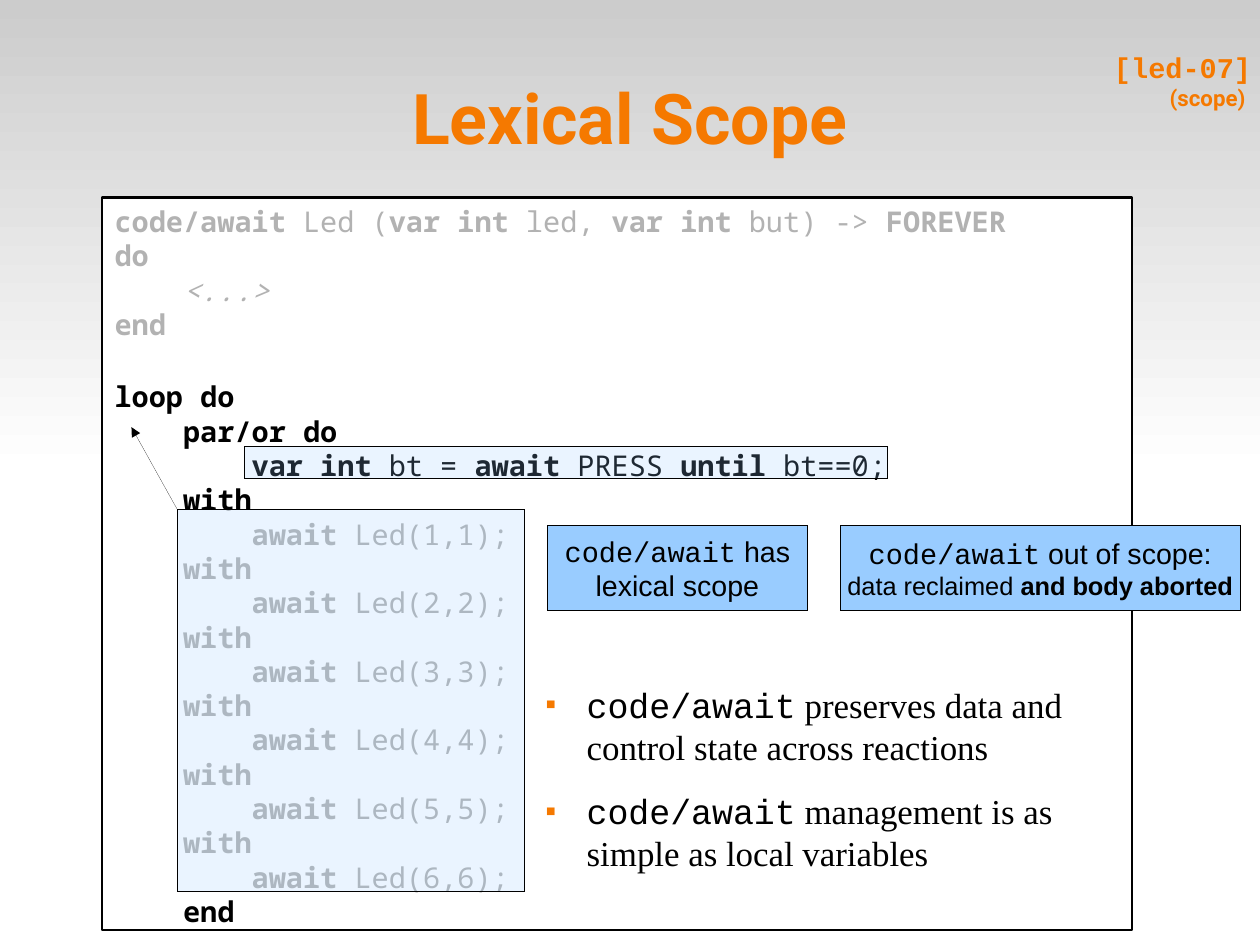
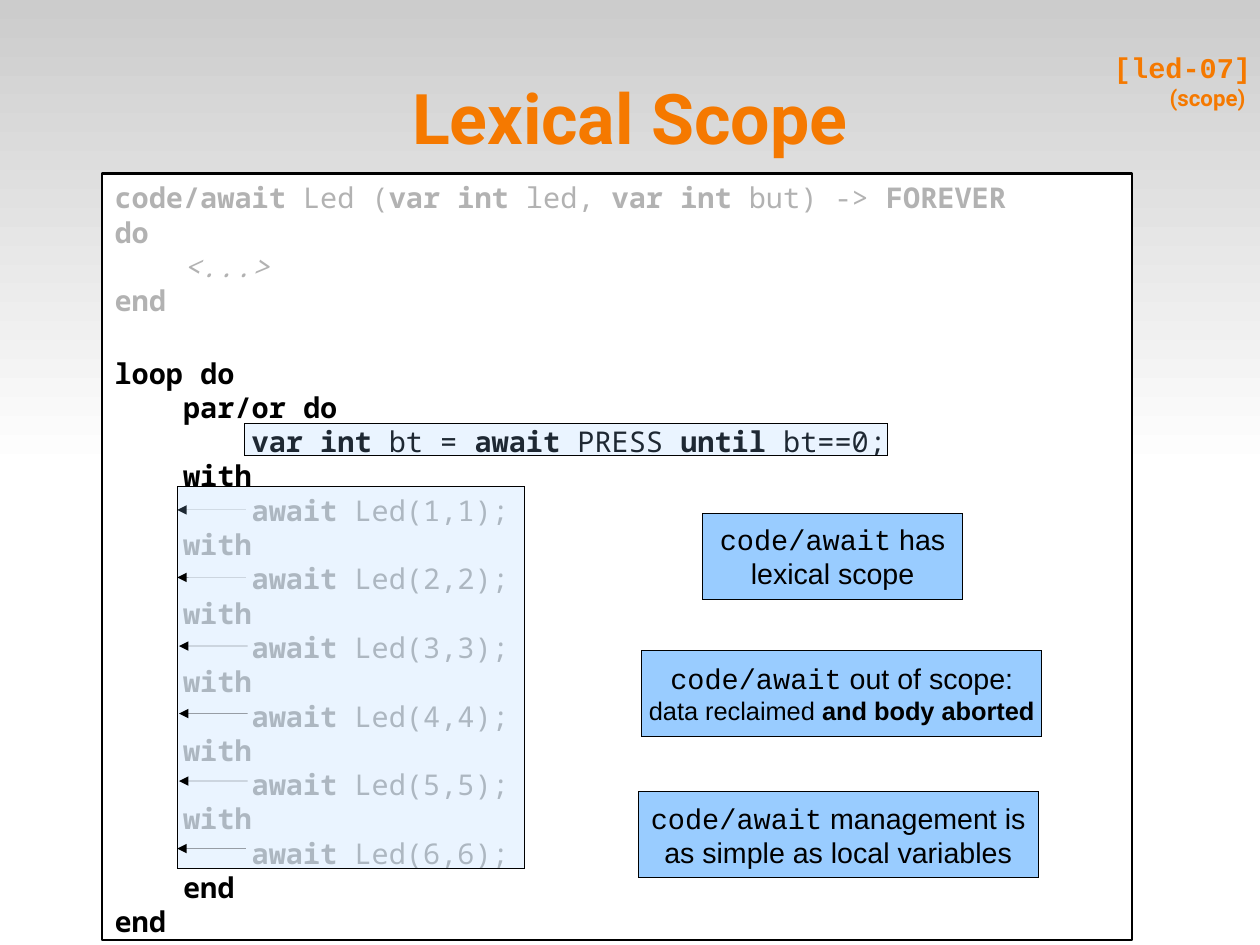
Before and after one commit to fsantanna-no/ceu-docs, a slide deck: slide 12 of ceu_edl.odp. Drawn at 1260x945 pixels with LibreOffice and Linux fonts; fonts in the diff are those of the drawing. Boxes give left, top, right and bottom in pixels: in the first picture for what was removed or moved away, otherwise in the second. Text is boxed around its words. In the diff, an @@ line names an element or a change of style, - is before the commit and + after.

```diff
--- a/ceu_edl.odp
+++ b/ceu_edl.odp
@@ rectangle "code/await Led (var int led, ...": place and size @@
-rectangle "code/await Led (var int led, ..." at bbox=[102, 198, 1132, 931]
+rectangle "code/await Led (var int led, ..." at bbox=[102, 174, 1132, 941]
@@ rectangle: place and size @@
-rectangle at bbox=[245, 447, 888, 479]
+rectangle at bbox=[245, 424, 888, 456]
@@ rectangle: place and size @@
-rectangle at bbox=[177, 510, 525, 892]
+rectangle at bbox=[177, 487, 525, 869]
@@ arrow moved from (177, 510) - (131, 428) to (246, 510) - (177, 510) @@
@@ rectangle "code/await has": place and size @@
-rectangle "code/await has" at bbox=[548, 525, 808, 611]
+rectangle "code/await has" at bbox=[703, 513, 964, 599]
@@ arrow added from (246, 577) to (177, 577), #000000 0 pt @@
@@ arrow added from (248, 646) to (180, 646), #000000 0 pt @@
@@ rectangle "code/await out of scope:": place and size @@
-rectangle "code/await out of scope:" at bbox=[840, 525, 1241, 611]
+rectangle "code/await out of scope:" at bbox=[643, 651, 1043, 736]
@@ arrow added from (248, 713) to (180, 713), #000000 0 pt @@
@@ arrow added from (248, 781) to (180, 781), #000000 0 pt @@
@@ rectangle "code/await management is": place and size @@
-rectangle "code/await management is" at bbox=[587, 693, 1062, 874]
+rectangle "code/await management is" at bbox=[638, 792, 1038, 878]
@@ rectangle "code/await management is" at bbox=[638, 792, 1038, 878]: vertical alignment top to middle; fill none to #99CCFF; outline none to #000000 0 pt @@
@@ text in rectangle at bbox=[651, 808, 1026, 869]: text changed; size 22 to 18 pt; font Times New Roman to Arial @@
-■ code/await preserves data and control state across reactions
-■ code/await management is as simple as local variables
+code/await management is
+as simple as local variables
@@ arrow added from (246, 848) to (177, 848), #000000 0 pt @@
@@ text in rectangle at bbox=[115, 910, 166, 940]: paragraph added @@
+end
```
Also in this commit, not shown: 23 other slides changed, 6 other files.
